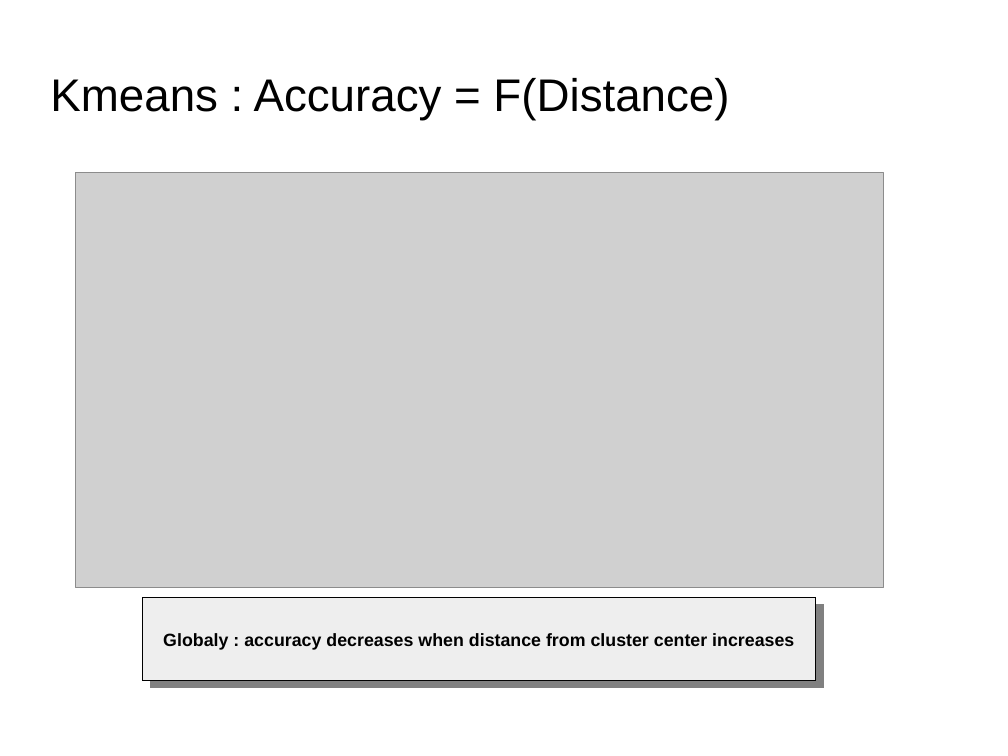
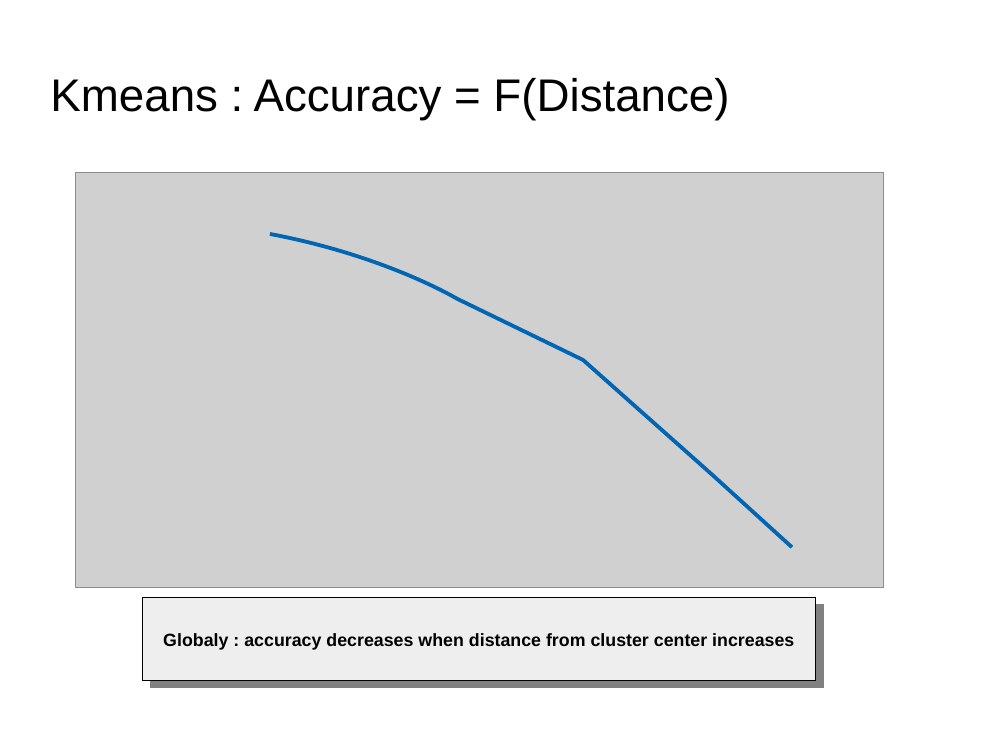
Before and after one commit to dataforcast/OC_Datascientist, a slide deck: slide 32 of P6/report/Openclassrooms_ParcoursDatascientist_P6-V1.odp (slide 28 before the commit). Drawn at 1008x756 pixels with LibreOffice and Linux fonts; fonts in the diff are those of the drawing; grey boxes stand for pictures; background and template pictures are left out. Boxes give left, top, right and bottom in pixels: in the first picture for what was removed or moved away, otherwise in the second. Text is boxed around its words. In the diff, an @@ line names an element or a change of style, - is before the commit and + after.

```diff
--- a/P6/report/Openclassrooms_ParcoursDatascientist_P6-V1.odp
+++ b/P6/report/Openclassrooms_ParcoursDatascientist_P6-V1.odp
@@ freeform shape added at (270, 234, 792, 548), outline #0066B3 3 pt @@
```
Also in this commit, not shown: 23 other slides changed, 6 slides added, 12 other files.
